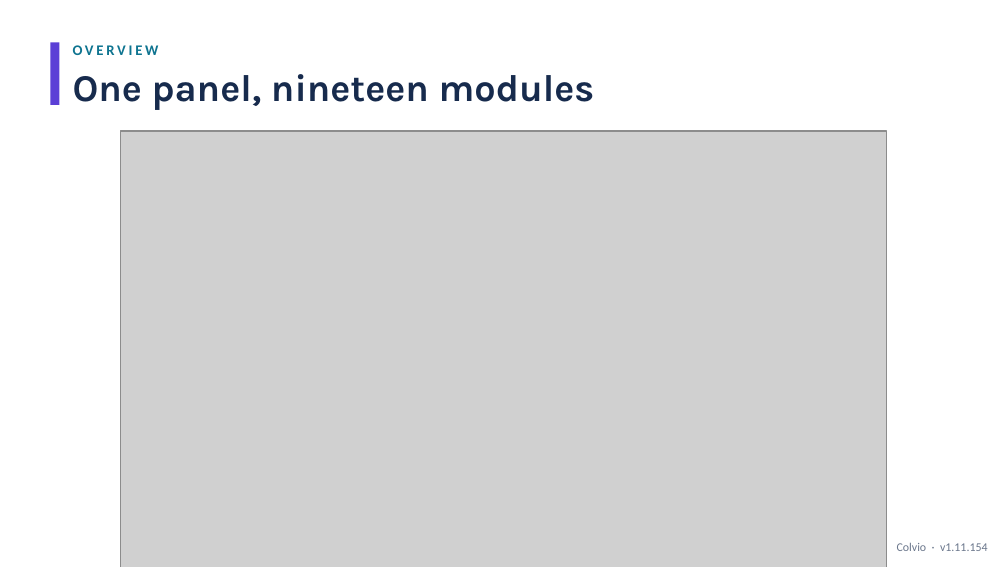
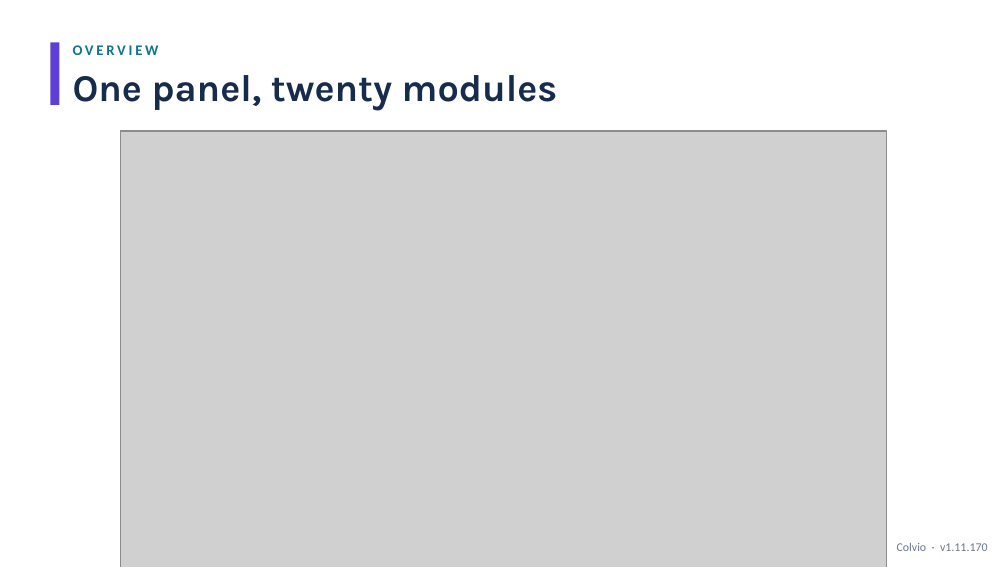
Before and after one commit to zmissoum/colvio, a slide deck: slide 3 of docs/Colvio_Walkthrough.pptx. Drawn at 1008x567 pixels with LibreOffice and Linux fonts; fonts in the diff are those of the drawing; grey boxes stand for pictures. Boxes give left, top, right and bottom in pixels: in the first picture for what was removed or moved away, otherwise in the second. Text is boxed around its words. In the diff, an @@ line names an element or a change of style, - is before the commit and + after.

```diff
--- a/docs/Colvio_Walkthrough.pptx
+++ b/docs/Colvio_Walkthrough.pptx
@@ text at [73,75,558,110]: text changed @@
-One panel, nineteen modules
+One panel, twenty modules
@@ text at [897,543,988,551]: text changed @@
-Colvio · v1.11.154
+Colvio · v1.11.170
```
Also in this commit, not shown: 10 other slides changed, 10 other files.
